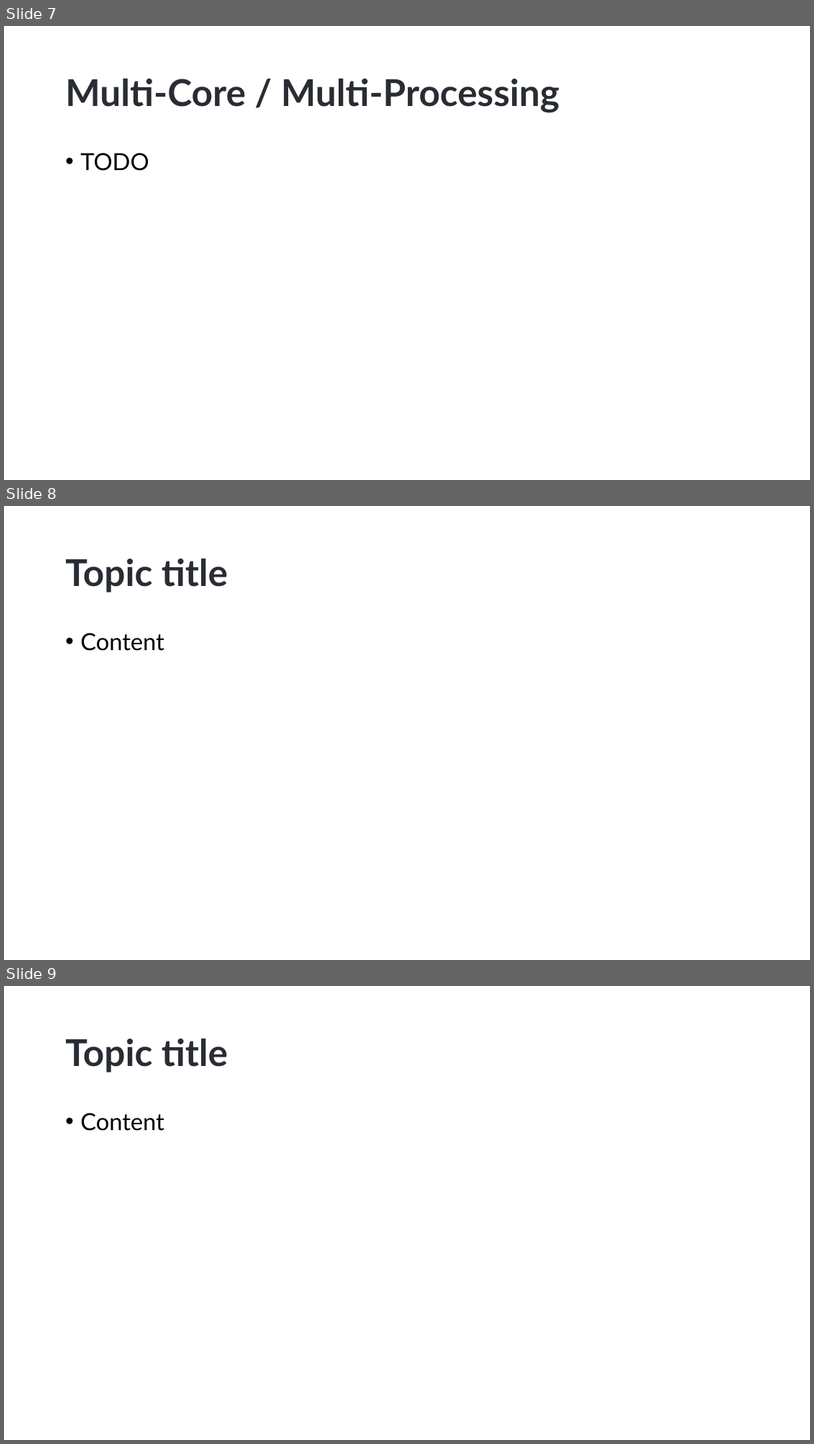
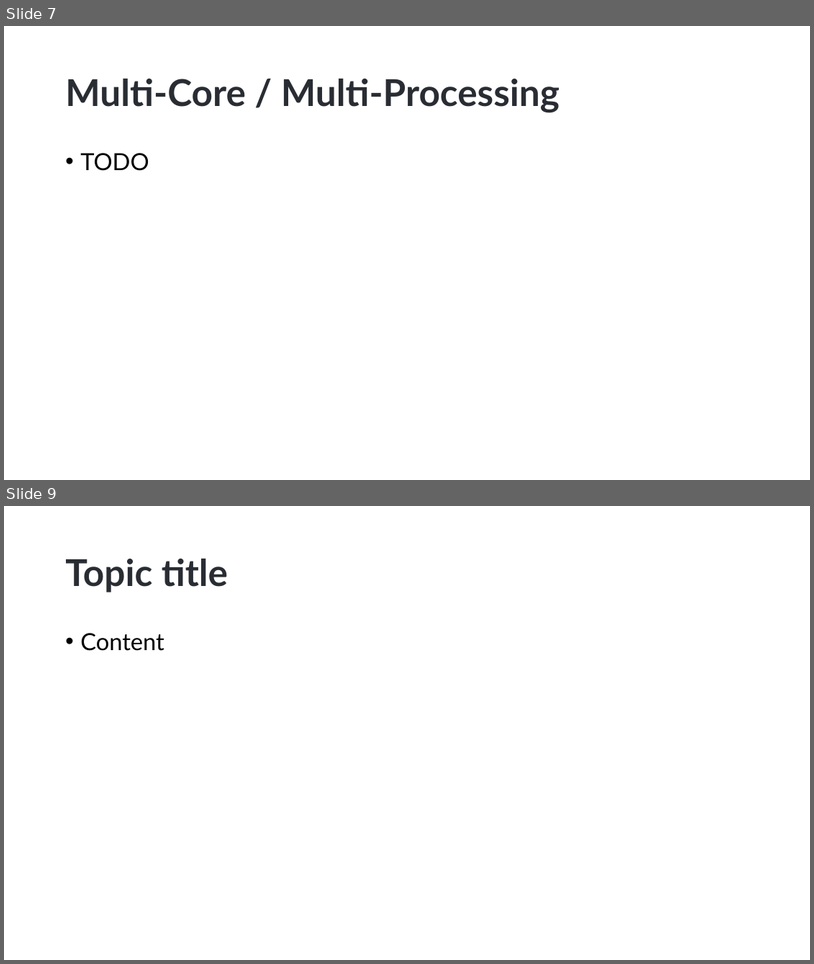
Before and after one commit to hikalkan/presentations, a slide deck: 2023-06-01 Dealing with Concurrency - Multi-Threading in Dotnet/Dotnet-Multi-Threading.pptx. Shown one above the other, each under a label of ours: slides 7, 8 and 9 before the commit, slides 7 and 9 after it; the slides between them are not shown. The pictures are 814x1444 and 814x964 pixels, drawn with LibreOffice and Linux fonts; fonts in the diff are those of the drawing; background and template pictures are left out. Boxes give left, top, right and bottom in pixels: in the first picture for what was removed or moved away, otherwise in the second. Text is boxed around its words. In the diff, an @@ line names an element or a change of style, - is before the commit and + after.

```diff
--- a/2023-06-01 Dealing with Concurrency - Multi-Threading in Dotnet/Dotnet-Multi-Threading.pptx
+++ b/2023-06-01 Dealing with Concurrency - Multi-Threading in Dotnet/Dotnet-Multi-Threading.pptx
@@ slide 8 removed at <box>4,506,810,960</box>, background picture (left out) @@
@@ title removed at <box>65,559,228,592</box> @@
-Topic title
@@ text removed at <box>80,633,164,651</box> @@
-• Content
```
Also in this commit, not shown: 1 slide added, 1 other file.
